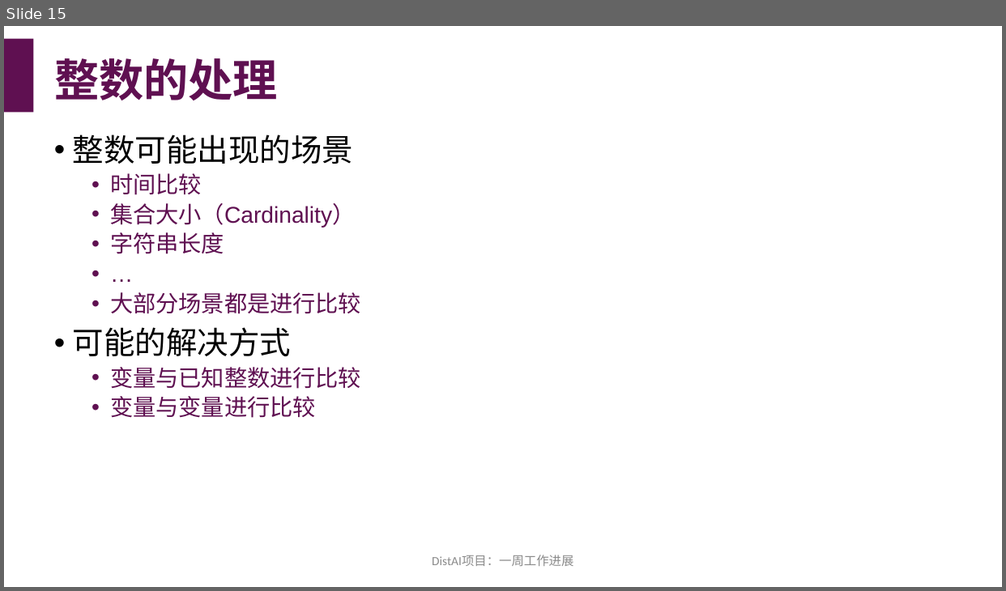
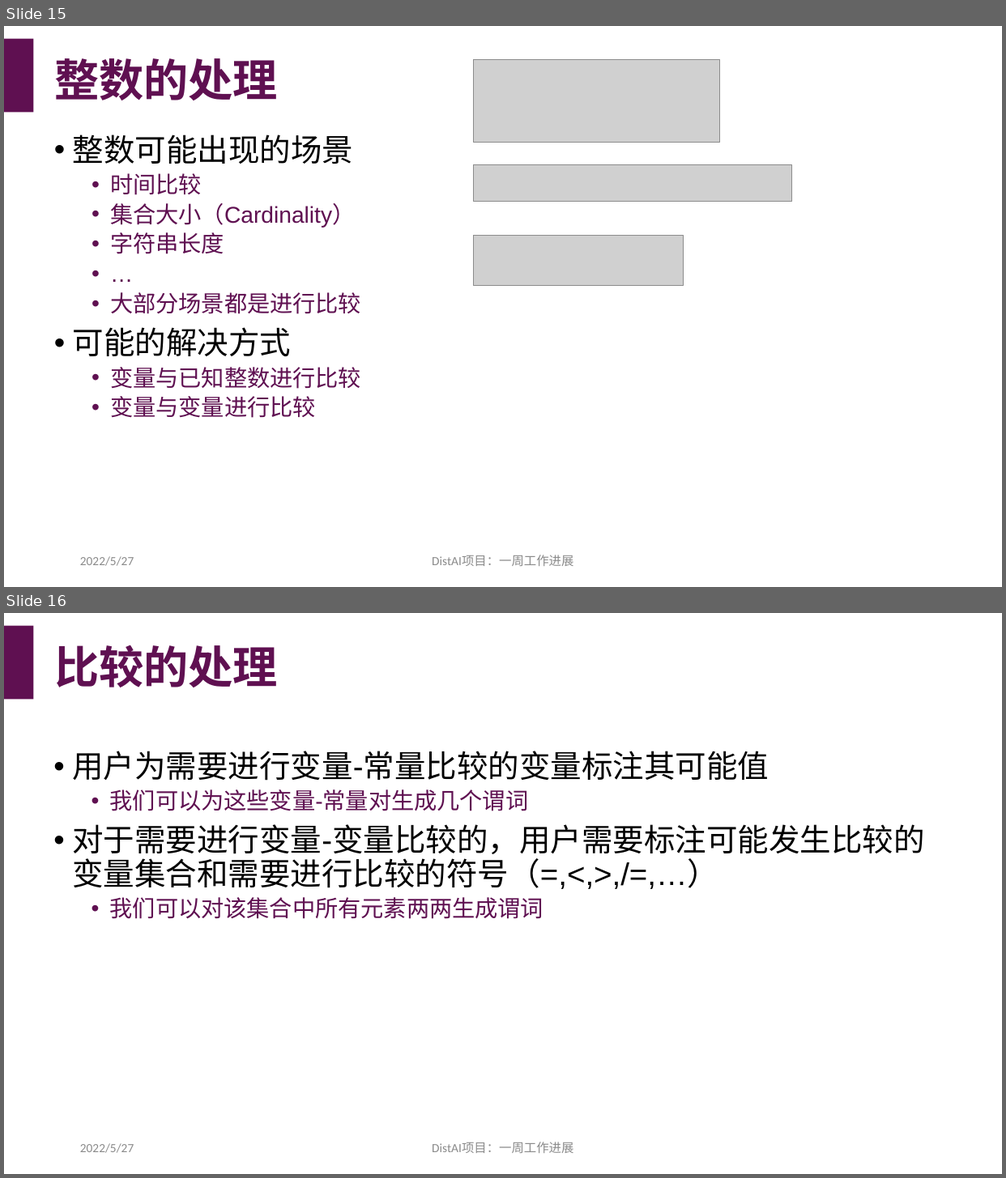
Before and after one commit to hengxin/dist-ai, a slide deck: reports/8-20220520-一周工作进展.pptx. Shown one above the other, each under a label of ours: slide 15 before the commit, slides 15 and 16 after it. The pictures are 1006x591 and 1006x1178 pixels, drawn with LibreOffice and Linux fonts; fonts in the diff are those of the drawing; grey boxes stand for pictures. Boxes give left, top, right and bottom in pixels: in the first picture for what was removed or moved away, otherwise in the second. Text is boxed around its words. In the diff, an @@ line names an element or a change of style, - is before the commit and + after.

```diff
--- a/reports/8-20220520-一周工作进展.pptx
+++ b/reports/8-20220520-一周工作进展.pptx
@@ slide 16 added at <box>4,613,1002,1174</box>, background #FFFFFF; not listed: 1 template element that a slide beside it also shows @@
@@ title added at <box>54,645,278,688</box>, 43 pt, text #5F1051, bold @@
+比较的处理
@@ text added at <box>72,751,924,919</box>, 30 pt, text #000000 @@
+• 用户为需要进行变量-常量比较的变量标注其可能值
+  • 我们可以为这些变量-常量对生成几个谓词
+• 对于需要进行变量-变量比较的，用户需要标注可能发生比较的变量集合和需要进行比较的符号（=,<,>,/=,…）
+  • 我们可以对该集合中所有元素两两生成谓词
@@ text added at <box>80,1144,134,1153</box>, 12 pt, text #8C8C8C @@
+2022/5/27
@@ text added at <box>432,1142,573,1153</box>, 12 pt, text #8C8C8C @@
+DistAI项目：一周工作进展
@@ slide 15 changed as well @@
@@ picture added at <box>473,60,720,142</box> @@
@@ picture added at <box>473,165,791,201</box> @@
@@ picture added at <box>473,235,683,286</box> @@
@@ text added at <box>80,557,134,566</box>, 12 pt, text #8C8C8C @@
+2022/5/27
```
Also in this commit, not shown: 14 other slides changed.
